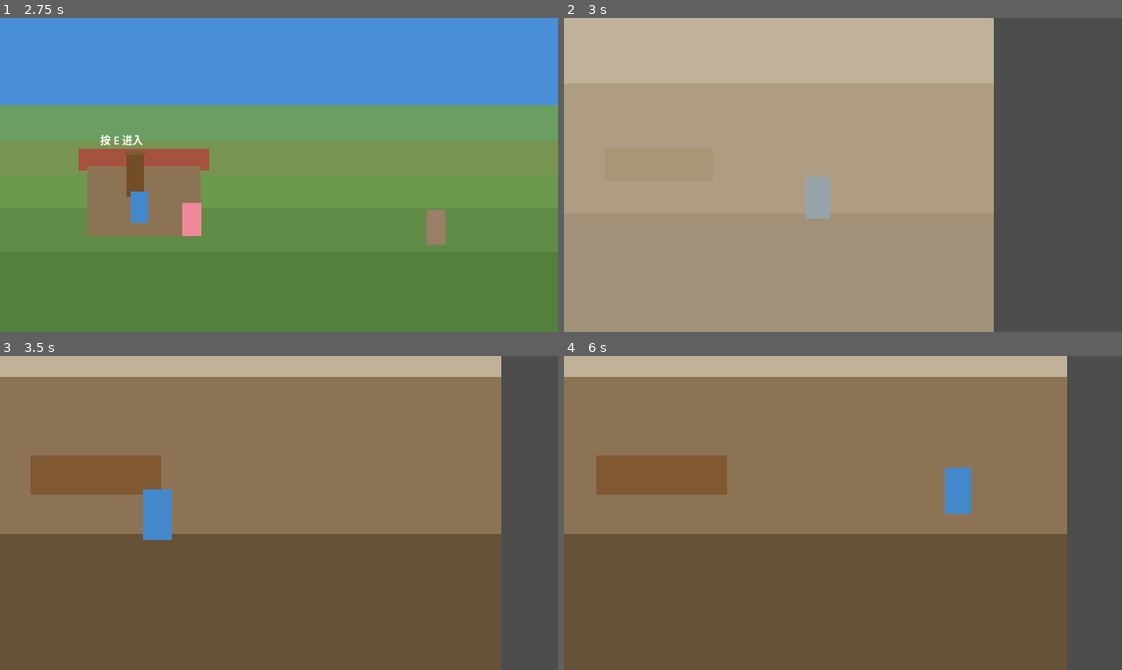
Above: before the commit, frames 1-4 (two rows, left to right).
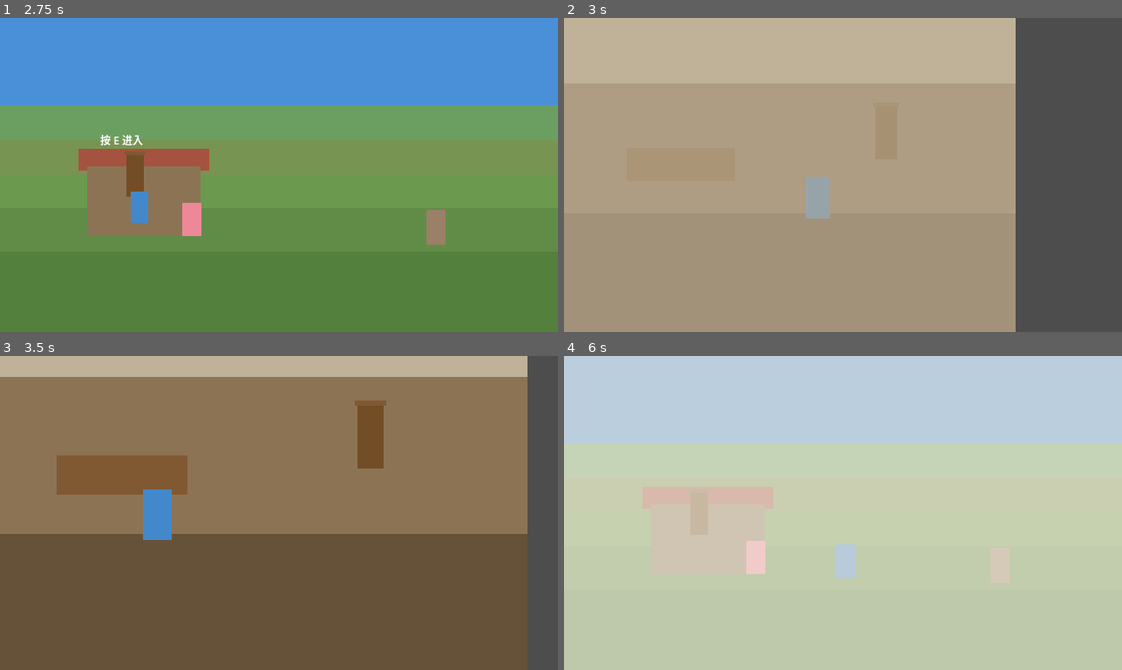
Above: after the commit, the same moments.

Repository: yuanzhoucanxiang/caojie
Game: Godot game, scene res://scenes/main.tscn
Two runs of this game, one before a commit and one after it. Both use one fixed random seed, a clock stepped at 60 frames per second and the inputs below.
Inputs (mouse positions are in pixels of both pictures, inside the frame that each line leads up to):
- Up to frame 1 (2.75 s): tap Enter at 0.5, 2 s; move the mouse to (251, 237) at 0.52 s; hold W (move_up) 0.53-2.03 s; tap E (interact) at 0.6, 1.35, 2.1 s; click (251, 237) at 0.67 s; tap Space at 1.25 s; move the mouse to (446, 222) at 1.27 s; move the mouse to (111, 127) at 2.02 s; hold A (move_left) from 2.03 s (still down)
- Up to frame 2 (3 s): keep holding A (move_left); move the mouse to (870, 175) at 2.77 s; tap E (interact) at 2.85 s; click (870, 175) at 2.92 s
- Up to frame 3 (3.5 s): keep holding A (move_left)
- Up to frame 4 (6 s): move the mouse to (759, 434) at 3.52 s; release A (move_left) at 3.53 s; hold S (move_down) 3.53-4.28 s; tap E (interact) every 0.75 s from 3.6 to 5.85 s; tap Space at 4.25 s; move the mouse to (965, 497) at 4.27 s; hold D (move_right) 4.28-5.03 s; move the mouse to (731, 528) at 5.02 s; hold W (move_up) 5.03-5.78 s; click (731, 528) at 5.17 s; move the mouse to (898, 443) at 5.77 s; hold D (move_right) from 5.78 s (still down)

Frame 1 is identical in both runs. In frame 2, 3.9% of the frame differs, in the area x 77-81%, y 0-100%; in frame 3, 6.9%; in frame 4, 100%, in the area x 0-100%, y 0-100%.

Commit message:
室内出口门移到入口旁边，进出在同一位置

Diff:
--- a/scenes/areas/house_floor1.tscn
+++ b/scenes/areas/house_floor1.tscn
@@ -34,10 +34,10 @@
 color = Color(0.5, 0.35, 0.2, 1)
 
 [node name="Player" parent="." instance=ExtResource("2_player")]
-position = Vector2(500, 255)
+position = Vector2(480, 255)
 
 [node name="ExitDoor" type="StaticBody2D" parent="."]
-position = Vector2(40, 200)
+position = Vector2(520, 200)
 script = ExtResource("3_trigger")
 target_scene_path = "res://scenes/main.tscn"
 target_area_id = "courtyard"
